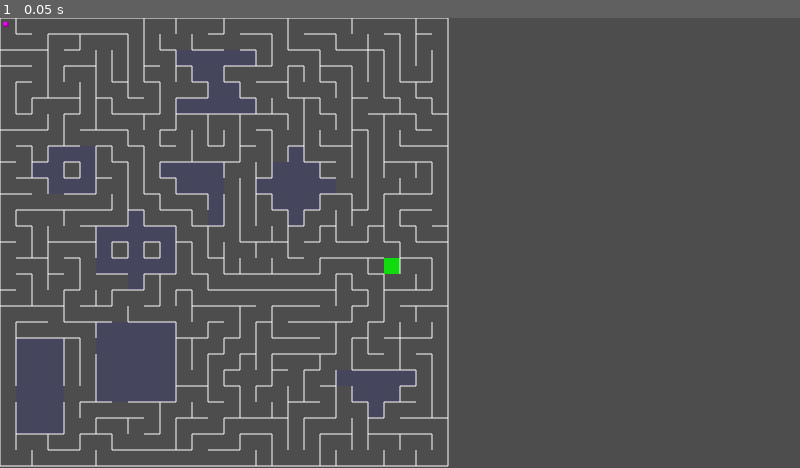
Above: before the commit, frame 1.
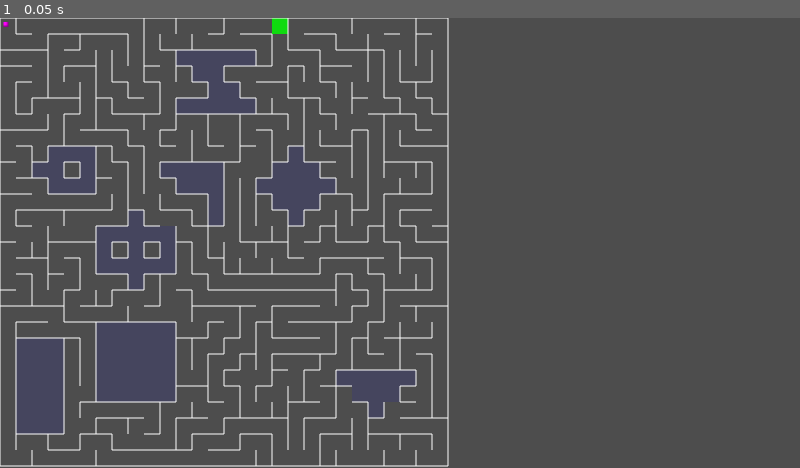
Above: after the commit, the same moment.

Repository: Bahbus/minotaur-maze
Game: Godot game, scene res://prototypes/Prototype.tscn
Two runs of this game, one before a commit and one after it. Both use one fixed random seed, a clock stepped at 60 frames per second and the inputs below.
Inputs:
- Up to frame 1 (0.05 s): no input

The runs differ from the first frame. In frame 1, 0.4% of the frame differs, in the area x 1-51%, y 0-86%.

Commit message:
Fixed swapped x/ys

Diff:
--- a/prototypes/maze.gd
+++ b/prototypes/maze.gd
@@ -90,9 +90,10 @@
 	var valid_positions = []
 	for i in range(ROWS):
 		for j in range(COLS):
-			var pos = Vector2i(i, j)
+			var pos = Vector2i(j, i)  # Swap x/y here
 			if get_cell(pos).get("visited", false):
 				valid_positions.append(pos)
+
 	if valid_positions.size() > 0:
 		var exit_pos = valid_positions[randi() % valid_positions.size()]
 		set_cell_type(exit_pos, "exit_stairs")
@@ -133,7 +134,7 @@
 
 func get_room_perimeter(room_cells: Array, pos: Vector2i) -> Array:
 	var perimeter_cells = []
-	var room_positions = room_cells.map(func(cell): return cell + pos)  # Convert to absolute positions
+	var room_positions = room_cells.map(func(cell): return Vector2i(cell.y + pos.y, cell.x + pos.x))
 	for cell in room_positions:
 		for offset in [Vector2i(0, -1), Vector2i(1, 0), Vector2i(0, 1), Vector2i(-1, 0)]:
 			var neighbor_pos = cell + offset
@@ -167,7 +168,7 @@
 
 func set_wall_state(pos: Vector2i, wall_index: int, state: bool):
 	if is_within_bounds(pos):
-		maze[pos.x][pos.y]["walls"][wall_index] = state
+		maze[pos.y][pos.x]["walls"][wall_index] = state  # Swap x/y
 
 ### 🔨 **Collision Handling**
 func build_collision_shapes():
@@ -224,13 +225,13 @@
 ### 🛠 **Helper Functions**
 func visit(pos: Vector2i):
 	if is_within_bounds(pos):
-		maze[pos.x][pos.y]["visited"] = true
+		maze[pos.y][pos.x]["visited"] = true
 
 func is_type(pos: Vector2i, cell_type: String) -> bool:
 	return get_cell(pos).get("type", "") == cell_type
 
 func is_within_bounds(pos: Vector2i) -> bool:
-	return pos.x >= 0 and pos.x < ROWS and pos.y >= 0 and pos.y < COLS
+	return pos.y >= 0 and pos.y < ROWS and pos.x >= 0 and pos.x < COLS
 
 func get_walls(pos: Vector2i) -> Array:
 	if is_within_bounds(pos):
@@ -238,8 +239,8 @@
 	return [true, true, true, true]  # Default to all walls present if out of bounds
 
 func get_cell(pos: Vector2i) -> Dictionary:
-	return maze[pos.x][pos.y] if is_within_bounds(pos) else {}
+	return maze[pos.y][pos.x] if is_within_bounds(pos) else {}
 
 func set_cell_type(pos: Vector2i, cell_type: String):
 	if is_within_bounds(pos):
-		maze[pos.x][pos.y]["type"] = cell_type
+		maze[pos.y][pos.x]["type"] = cell_type
--- a/prototypes/player.gd
+++ b/prototypes/player.gd
@@ -2,7 +2,7 @@
 
 @export var maze: Node2D  # Assign this in the editor or dynamically in code
 @export var move_speed := 100
-
+var cell_size := 32  # Default, in case maze isn't assigned
 var move_direction := Vector2.ZERO
 
 func _physics_process(_delta):
@@ -24,8 +24,7 @@
 
 
 func get_tile_position() -> Vector2i:
-	# Force player position to snap to the grid
-	return Vector2i(floor(position.x / 32), floor(position.y / 32))
+	return Vector2i(position.y / cell_size, position.x / cell_size)  # Swap x and y
 
 func handle_level_completion():
 	print("Level Complete!")  # Temporary win state
